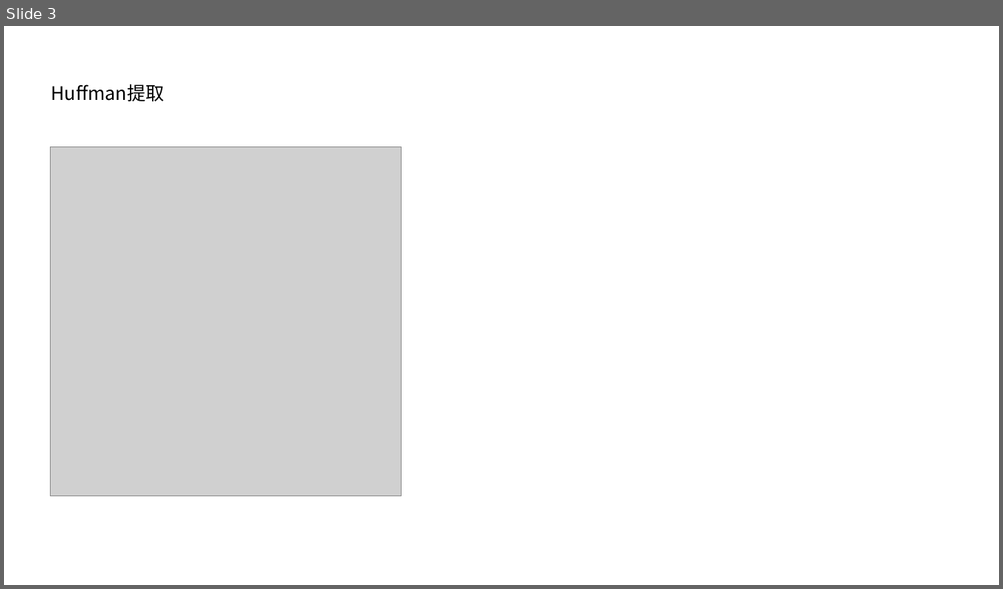
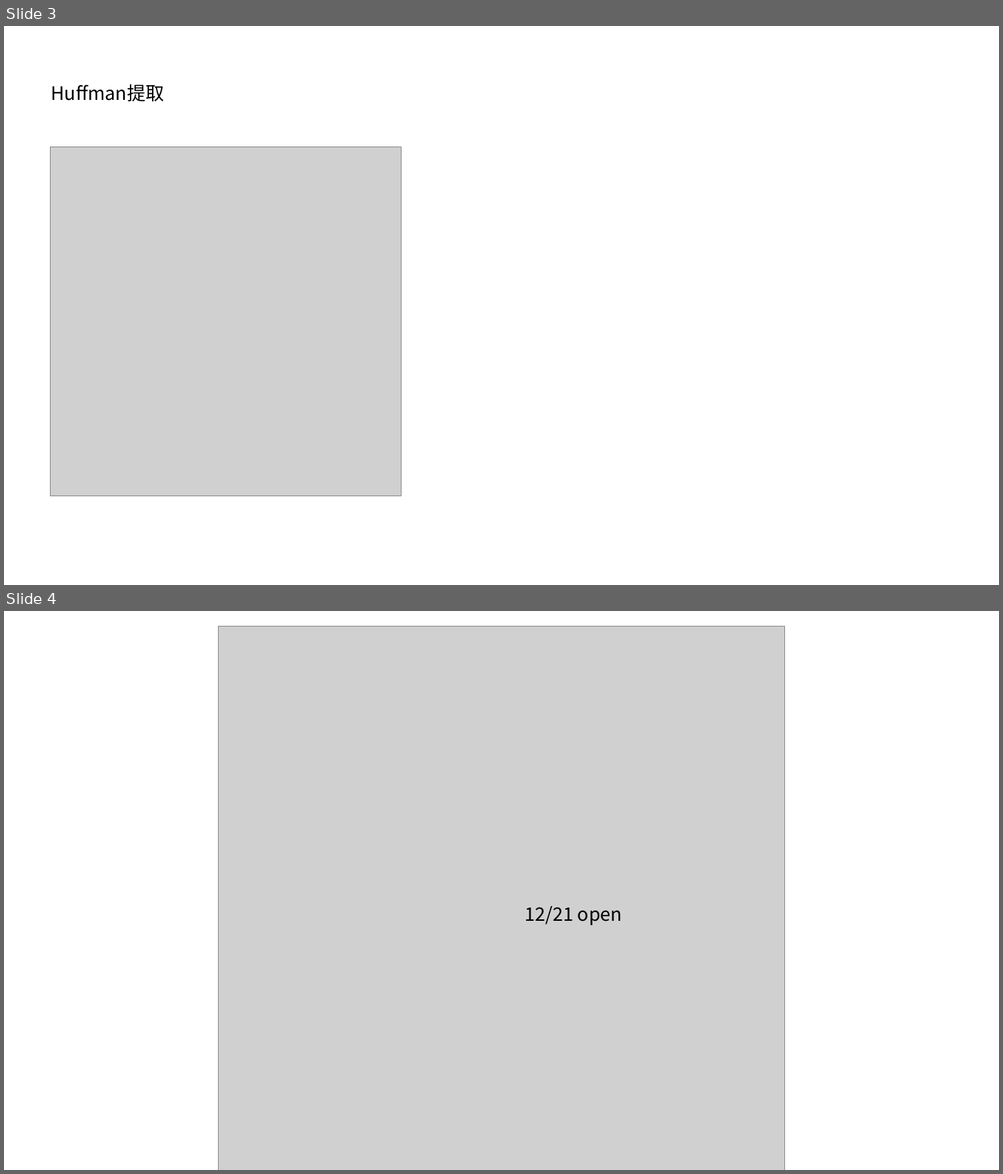
Before and after one commit to JACKPURCELL/JPEG_storage, a slide deck: WorkingRecording.pptx. Shown one above the other, each under a label of ours: slide 3 before the commit, slides 3 and 4 after it. The pictures are 1003x589 and 1003x1174 pixels, drawn with LibreOffice and Linux fonts; fonts in the diff are those of the drawing; grey boxes stand for pictures. Boxes give left, top, right and bottom in pixels: in the first picture for what was removed or moved away, otherwise in the second. Text is boxed around its words. In the diff, an @@ line names an element or a change of style, - is before the commit and + after.

```diff
--- a/WorkingRecording.pptx
+++ b/WorkingRecording.pptx
@@ slide 4 added at (4, 611, 999, 1170), background #FFFFFF @@
@@ picture added at (218, 626, 785, 1170) @@
@@ text added at (524, 906, 622, 925), 18 pt, text #000000 @@
+12/21 open
```
Also in this commit, not shown: 1 slide changed, 35 other files.
